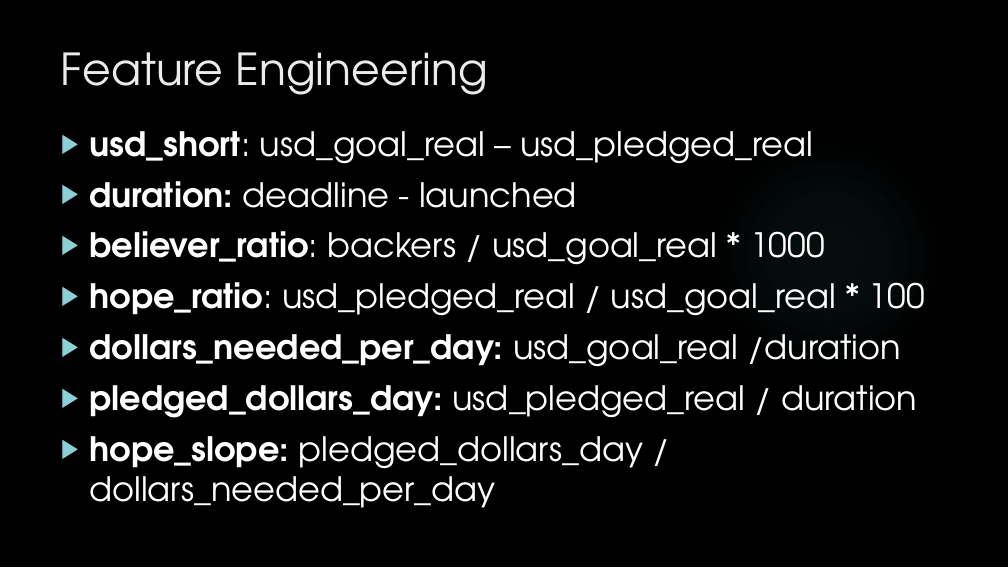
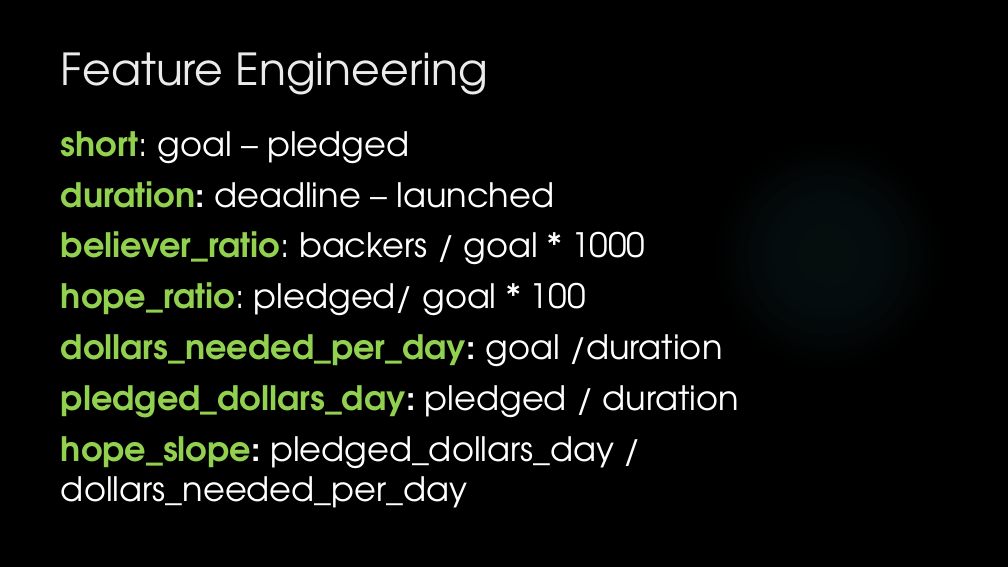
Before and after one commit to jedeming11/summerProject, a slide deck: slide 6 of Presentation.pptx. Drawn at 1008x567 pixels with LibreOffice and Linux fonts; fonts in the diff are those of the drawing; background and template pictures are left out. Boxes give left, top, right and bottom in pixels: in the first picture for what was removed or moved away, otherwise in the second. Text is boxed around its words. In the diff, an @@ line names an element or a change of style, - is before the commit and + after.

```diff
--- a/Presentation.pptx
+++ b/Presentation.pptx
@@ text at box(61, 131, 739, 418): text changed @@
-▶ usd_short: usd_goal_real – usd_pledged_real
-▶ duration: deadline - launched
-▶ believer_ratio: backers / usd_goal_real * 1000
-▶ hope_ratio: usd_pledged_real / usd_goal_real * 100
-▶ dollars_needed_per_day: usd_goal_real /duration
-▶ pledged_dollars_day: usd_pledged_real / duration
+short: goal – pledged
+duration: deadline – launched
+believer_ratio: backers / goal * 1000
+hope_ratio: pledged/ goal * 100
+dollars_needed_per_day: goal /duration
+pledged_dollars_day: pledged / duration
@@ text at box(61, 436, 614, 508): text colour #FFFFFF to #92D050 in "hope_slope:"; bullet ▶ to none @@
```
Also in this commit, not shown: 3 other slides changed, 4 slides added, 2 slides removed.
